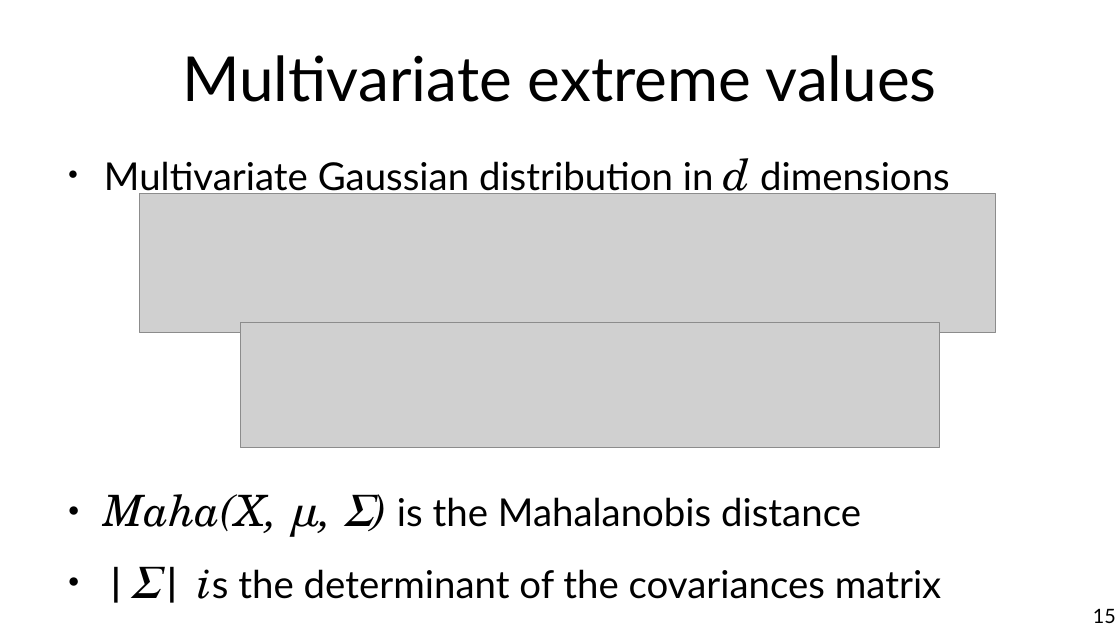
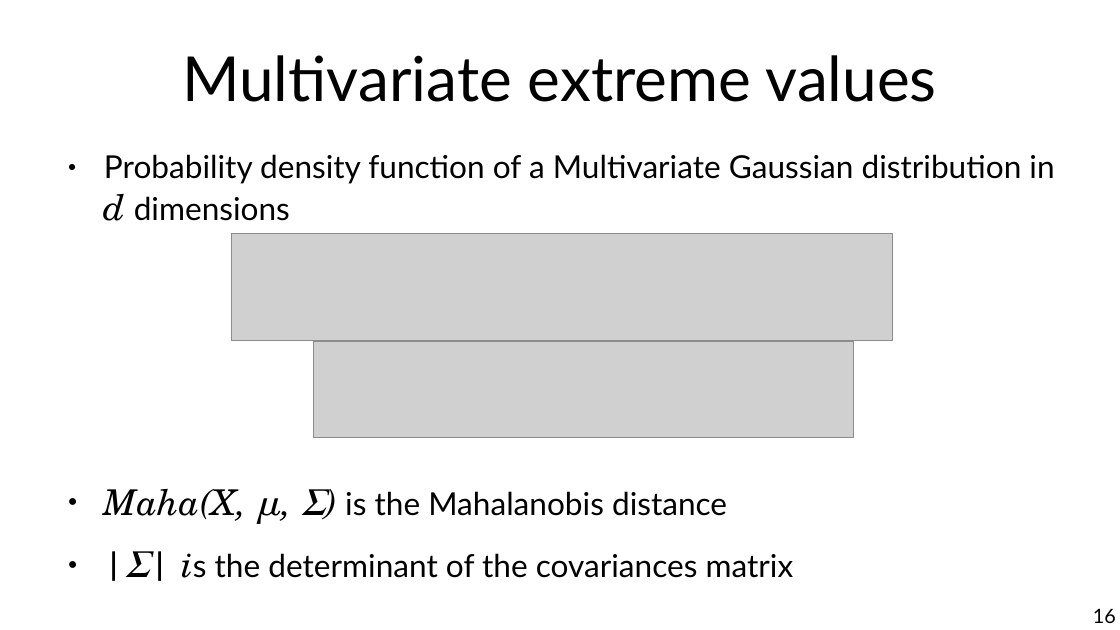
Before and after one commit to marco-calautti/data-mining-course, a slide deck: slide 16 of theory/tt09_outlier_detection.odp (slide 15 before the commit). Drawn at 1120x630 pixels with LibreOffice and Linux fonts; fonts in the diff are those of the drawing; grey boxes stand for pictures. Boxes give left, top, right and bottom in pixels: in the first picture for what was removed or moved away, otherwise in the second. Text is boxed around its words. In the diff, an @@ line names an element or a change of style, - is before the commit and + after.

```diff
--- a/theory/tt09_outlier_detection.odp
+++ b/theory/tt09_outlier_detection.odp
@@ text at (x1=104, y1=154, x2=1054, y2=221): text changed; size 27.2 to 22.4 pt @@
-● Multivariate Gaussian distribution in d dimensions
+● Probability density function of a Multivariate Gaussian distribution in d dimensions
@@ picture resized from (x1=139, y1=194, x2=996, y2=333) to (x1=232, y1=234, x2=893, y2=341) @@
@@ picture resized from (x1=240, y1=322, x2=939, y2=448) to (x1=313, y1=341, x2=853, y2=438) @@
@@ text at (x1=104, y1=489, x2=794, y2=581): size 30.6 to 25.2 pt in "Maha(X, μ, Σ)", "|Σ| is"; size 27.2 to 22.4 pt in "is the Mahalanobis distance", "is the determinant of the covariances matrix" @@
@@ page number at (x1=1093, y1=608, x2=1116, y2=623): text changed @@
-15
+16
```
Also in this commit, not shown: 26 other slides changed, 14 slides added, 2 slides removed.
